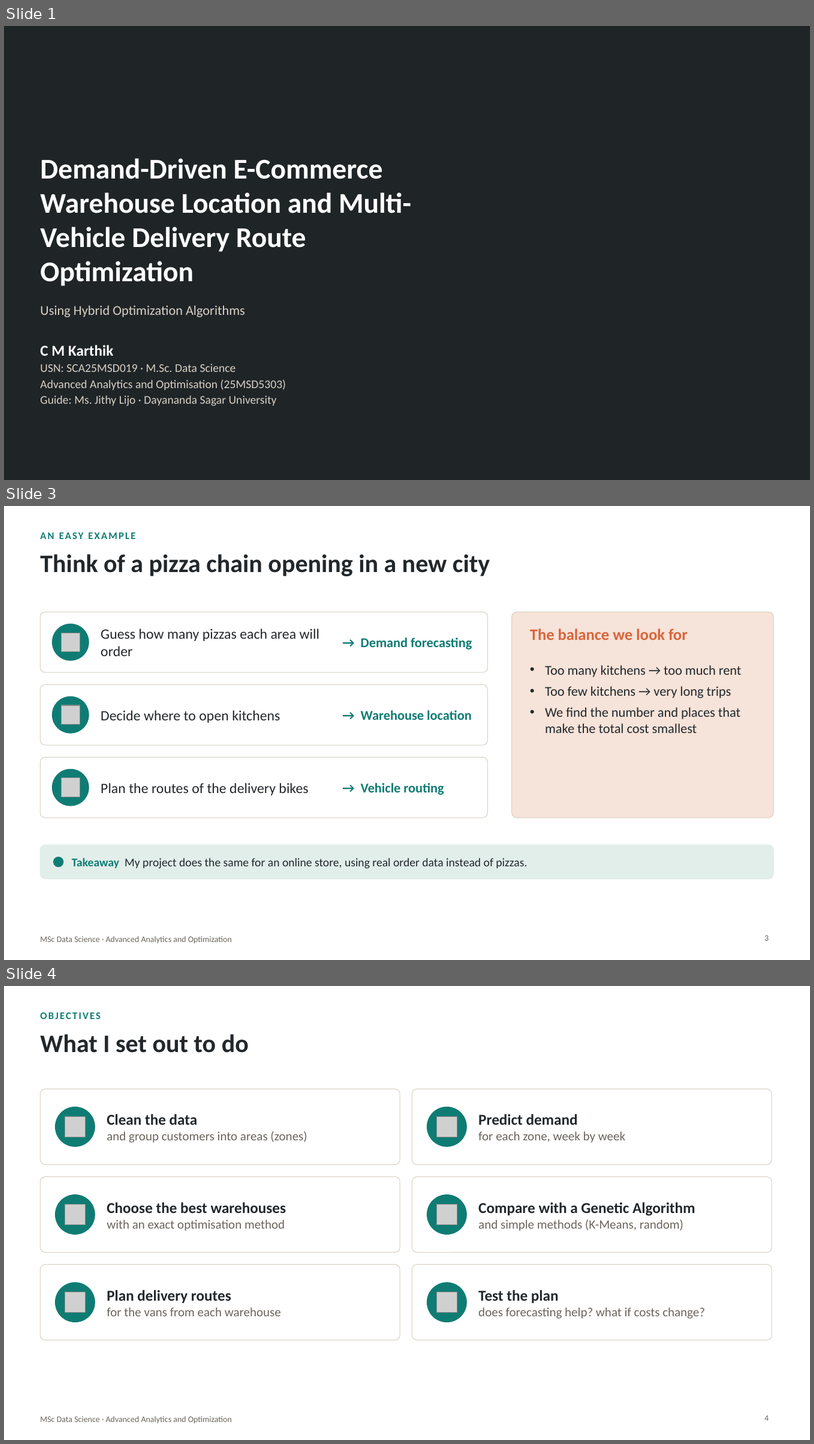
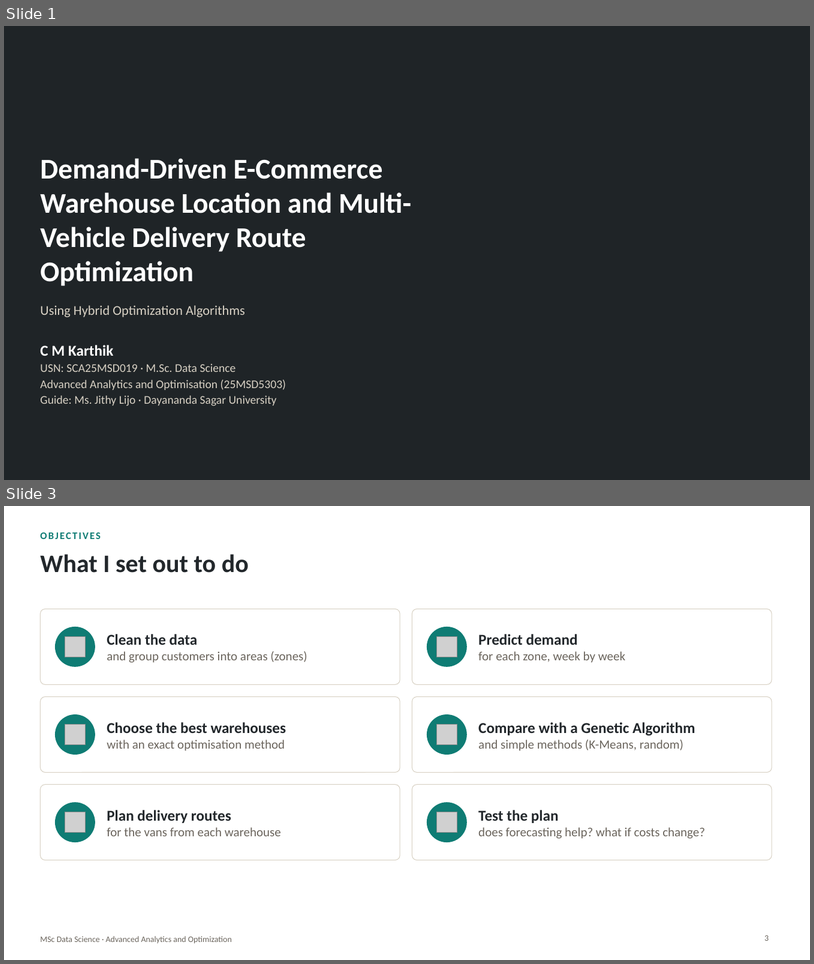
Before and after one commit to cmsoftx/Optimization, a slide deck: presentation/Ecommerce_Optimization_Easy_Presentation.pptx. Shown one above the other, each under a label of ours: slides 1, 3 and 4 before the commit, slides 1 and 3 after it; the slides between them are not shown. The pictures are 814x1444 and 814x964 pixels, drawn with LibreOffice and Linux fonts; fonts in the diff are those of the drawing; grey boxes stand for pictures; background and template pictures are left out. Boxes give left, top, right and bottom in pixels: in the first picture for what was removed or moved away, otherwise in the second. Text is boxed around its words. In the diff, an @@ line names an element or a change of style, - is before the commit and + after.

```diff
--- a/presentation/Ecommerce_Optimization_Easy_Presentation.pptx
+++ b/presentation/Ecommerce_Optimization_Easy_Presentation.pptx
@@ slide 3 removed at bbox=[4, 506, 810, 960], background picture (left out); not listed: 1 template element that a slide beside it also shows @@
@@ text removed at bbox=[40, 532, 135, 539] @@
-AN EASY EXAMPLE
@@ title removed at bbox=[40, 554, 490, 576] @@
-Think of a pizza chain opening in a new city
@@ rounded rectangle removed at bbox=[40, 612, 488, 672] @@
@@ rounded rectangle removed at bbox=[512, 612, 774, 817] @@
@@ ellipse removed at bbox=[53, 624, 89, 660] @@
@@ text removed at bbox=[101, 628, 320, 656] @@
-Guess how many pizzas each area will order
@@ text removed at bbox=[530, 628, 742, 733] @@
-The balance we look for
-• Too many kitchens → too much rent
-• Too few kitchens → very long trips
-• We find the number and places that make the total cost smallest
@@ picture removed at bbox=[61, 633, 80, 651] @@
@@ text removed at bbox=[361, 637, 472, 649] @@
-→ Demand forecasting
@@ rounded rectangle removed at bbox=[40, 684, 488, 745] @@
@@ ellipse removed at bbox=[53, 697, 89, 733] @@
@@ picture removed at bbox=[61, 705, 80, 724] @@
@@ text removed at bbox=[101, 710, 280, 723] @@
-Decide where to open kitchens
@@ text removed at bbox=[361, 710, 472, 720] @@
-→ Warehouse location
@@ rounded rectangle removed at bbox=[40, 757, 488, 817] @@
@@ ellipse removed at bbox=[53, 769, 89, 805] @@
@@ picture removed at bbox=[61, 778, 80, 796] @@
@@ text removed at bbox=[101, 783, 308, 795] @@
-Plan the routes of the delivery bikes
@@ text removed at bbox=[361, 783, 444, 795] @@
-→ Vehicle routing
@@ rounded rectangle removed at bbox=[40, 845, 774, 879] @@
@@ ellipse removed at bbox=[54, 857, 63, 867] @@
@@ text removed at bbox=[72, 858, 527, 868] @@
-Takeaway My project does the same for an online store, using real order data instead of pizzas.
@@ page number removed at bbox=[765, 935, 769, 940] @@
-3
@@ what was slide 4 is now slide 3 @@
@@ page number at bbox=[765, 935, 769, 940]: text changed @@
-4
+3
```
Also in this commit, not shown: 6 slides changed, 1 slide added, 8 other slides removed, 2 other files.
